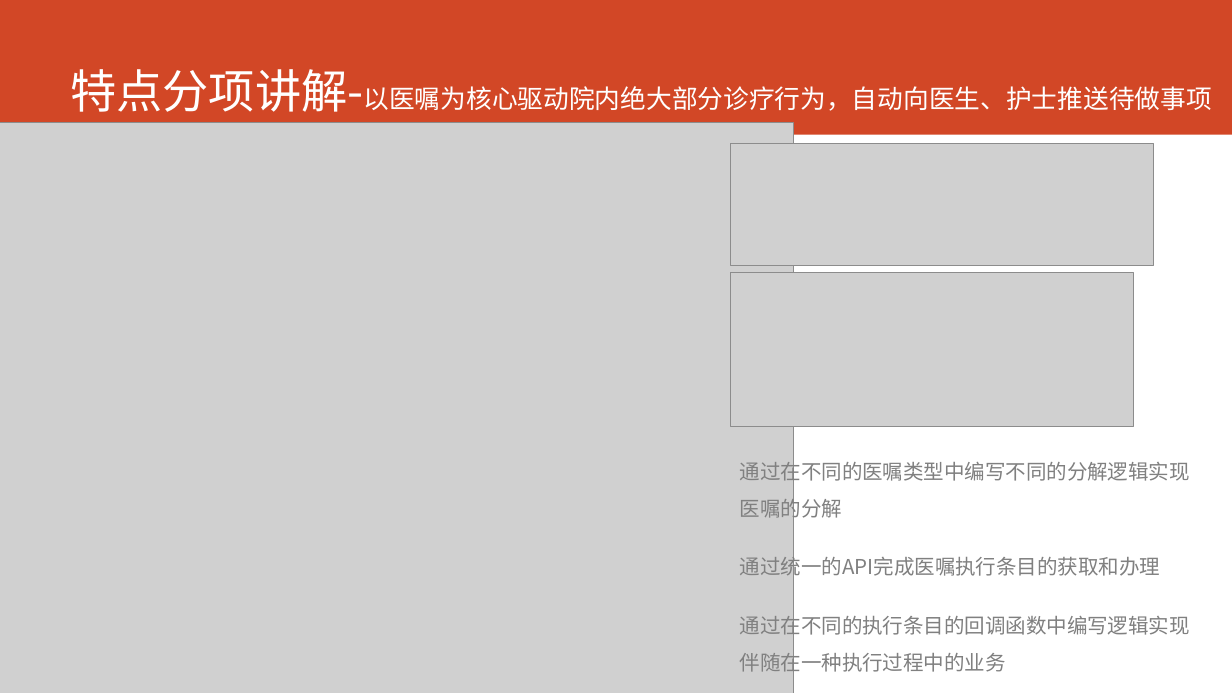
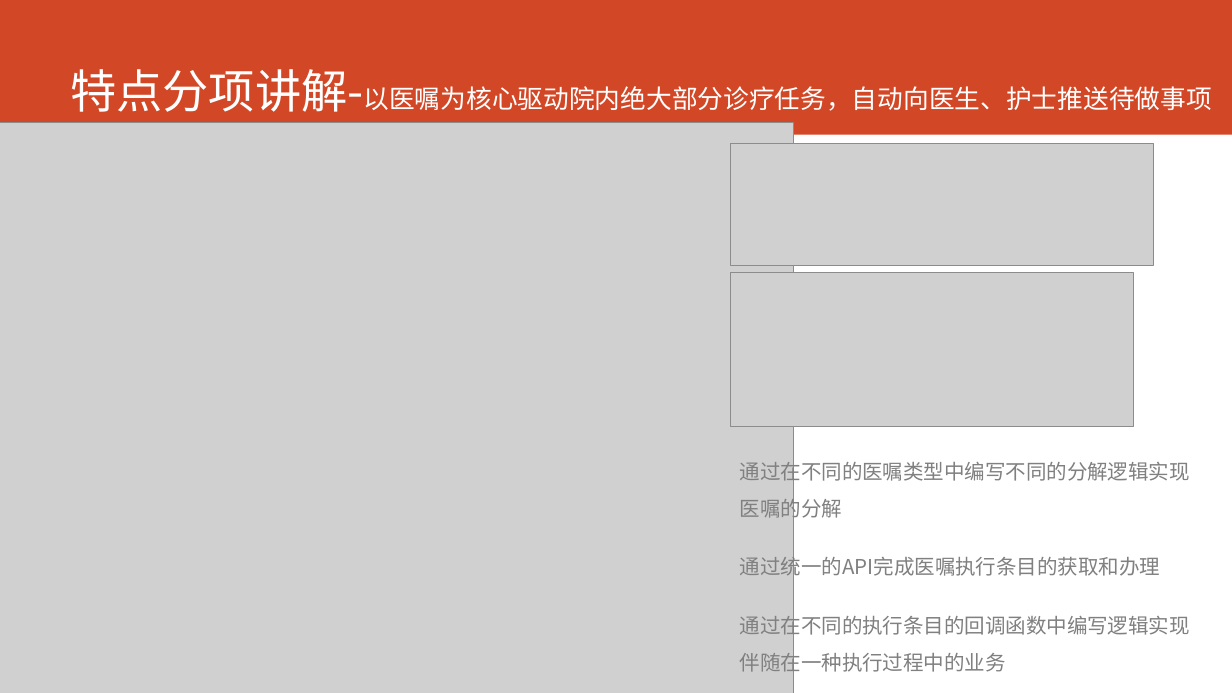
Before and after one commit to AppSecAI-TEST/hospital, a slide deck: slide 6 of doc/EVE新一代HIS核心系统.pptx. Drawn at 1232x693 pixels with LibreOffice and Linux fonts; fonts in the diff are those of the drawing; grey boxes stand for pictures. Boxes give left, top, right and bottom in pixels: in the first picture for what was removed or moved away, otherwise in the second. Text is boxed around its words. In the diff, an @@ line names an element or a change of style, - is before the commit and + after.

```diff
--- a/doc/EVE新一代HIS核心系统.pptx
+++ b/doc/EVE新一代HIS核心系统.pptx
@@ title at [70, 69, 1212, 112]: text changed @@
-特点分项讲解-以医嘱为核心驱动院内绝大部分诊疗行为，自动向医生、护士推送待做事项
+特点分项讲解-以医嘱为核心驱动院内绝大部分诊疗任务，自动向医生、护士推送待做事项
```
Also in this commit, not shown: 6 other slides changed.
